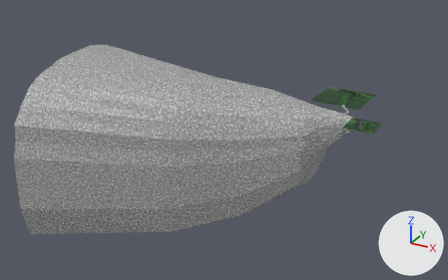
An edit to the Blender file Assets/Models/ravine_with_hole.blend, drawn before and after from the same camera.
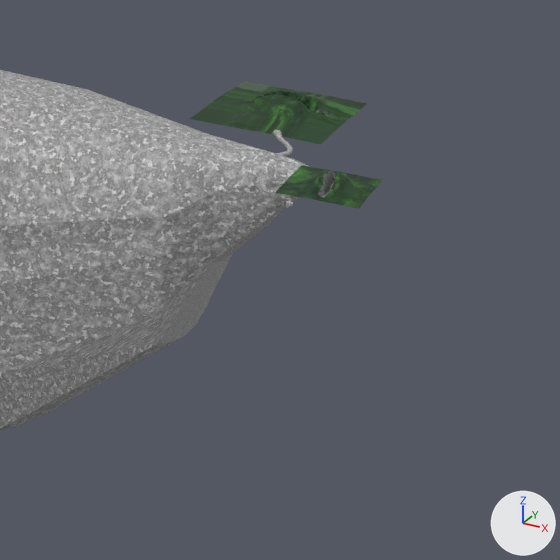
Each version appears first whole from a camera (50 mm lens) standing at (252.0, -926.0, 383.0) and looking at (-260.0, 4.0, -83.0), and next in a close-up on the part from 54% to 100% of the width and 20% to 94% of the height. Lighting does not change. The marker at lower right points along +X, +Y and +Z.
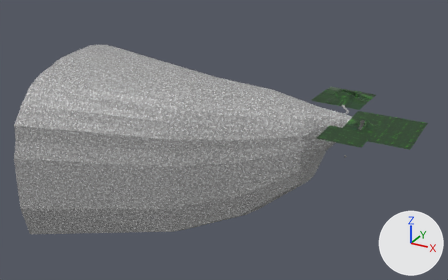
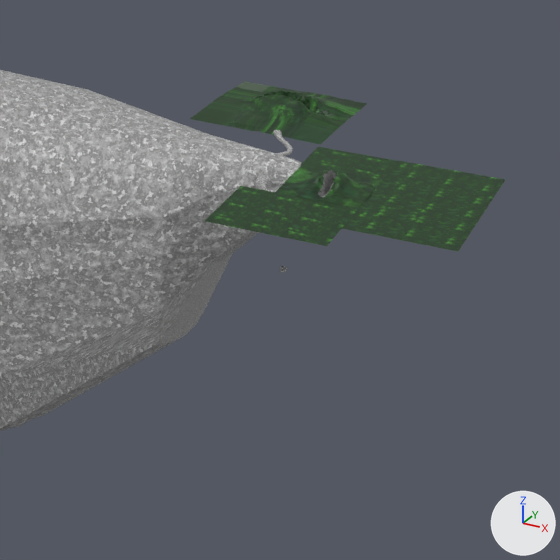
The change in detail:
Picture 'ground_texture_2.png' (img_ground_texture_2_png) is new.
Material 'Material.002' (mat_material_002) is new.
Its texture is img_ground_texture_2_png.
Mesh me_plane is new.
It has 75 vertices, 48 faces and spans x -47.2..90.1, y -114.4..33.0, z 0.1.
It uses material mat_material_002 (picture img_ground_texture_2_png).
Object 'Plane' (ob_plane) is new; it shows me_plane.
Its location is (0.0, 26.7, 0.0).

Where the change shows, as pixel boxes [x1, y1, x2, y2] in the close-ups (560 x 560 px):
'Plane', added (green)
    after: [205, 147, 505, 251]
